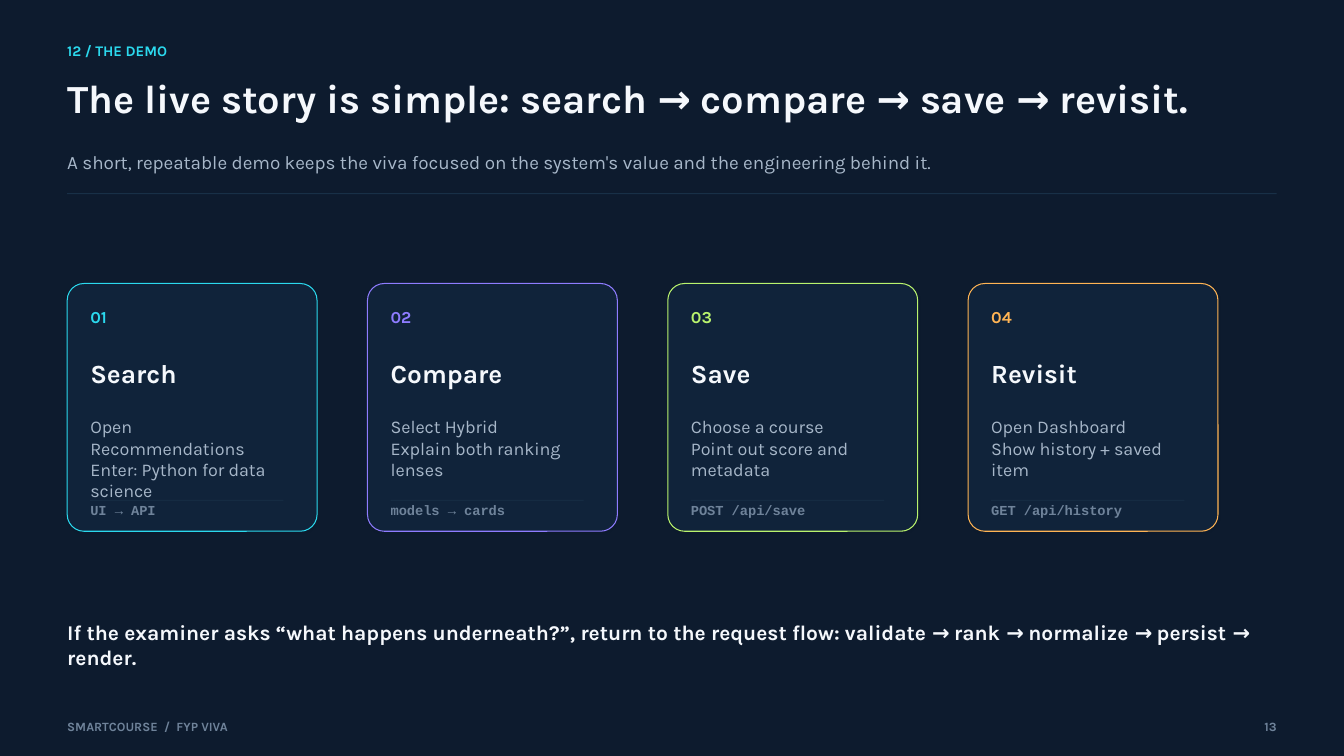
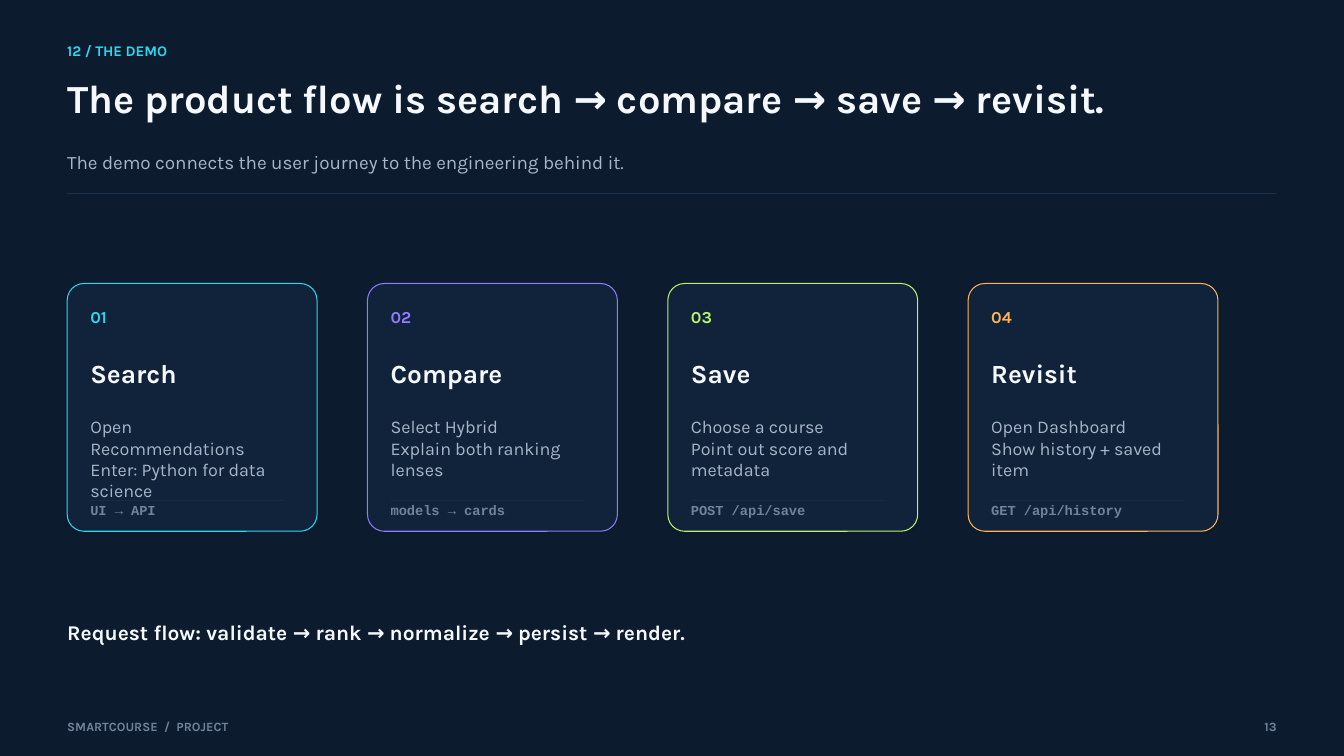
Before and after one commit to nicefellow1234/smartcourse-ai-app, a slide deck: slide 13 of project-documents/SmartCourse_FYP_Viva_Guide_Updated.pptx. Drawn at 1344x756 pixels with LibreOffice and Linux fonts; fonts in the diff are those of the drawing. Boxes give left, top, right and bottom in pixels: in the first picture for what was removed or moved away, otherwise in the second. Text is boxed around its words. In the diff, an @@ line names an element or a change of style, - is before the commit and + after.

Commit message:
Update SmartCourse presentation for project-only content

```diff
--- a/project-documents/SmartCourse_FYP_Viva_Guide_Updated.pptx
+++ b/project-documents/SmartCourse_FYP_Viva_Guide_Updated.pptx
@@ text at (67, 84, 1105, 123): text changed @@
-The live story is simple: search → compare → save → revisit.
+The product flow is search → compare → save → revisit.
@@ text at (67, 156, 624, 174): text changed @@
-A short, repeatable demo keeps the viva focused on the system's value and the engineering behind it.
+The demo connects the user journey to the engineering behind it.
@@ text at (67, 625, 685, 645): text changed @@
-If the examiner asks “what happens underneath?”, return to the request flow: validate → rank → normalize → persist → render.
+Request flow: validate → rank → normalize → persist → render.
@@ text at (67, 723, 228, 731): text changed @@
-SMARTCOURSE / FYP VIVA
+SMARTCOURSE / PROJECT
```
Also in this commit, not shown: 13 other slides changed, 1 other file.
